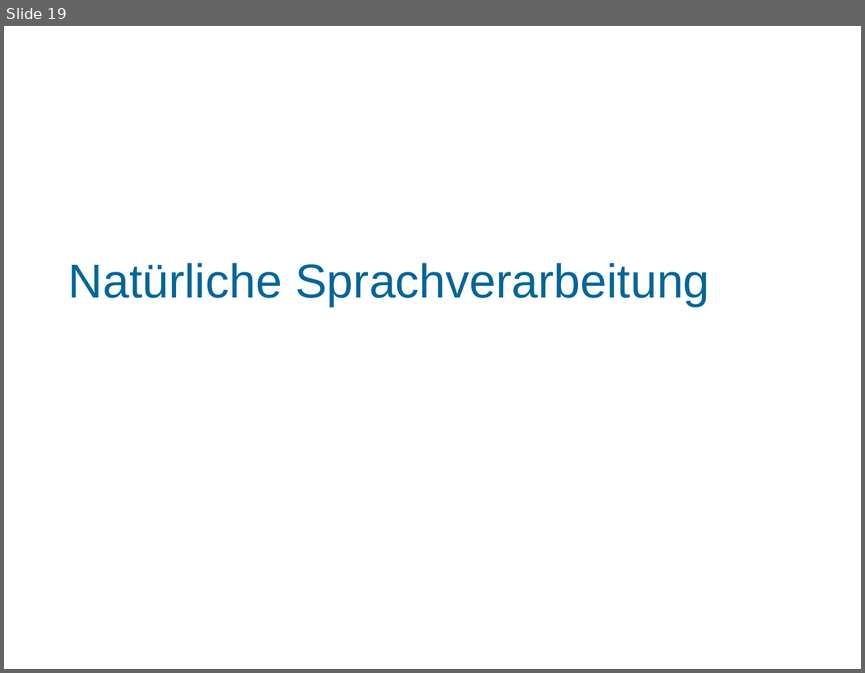
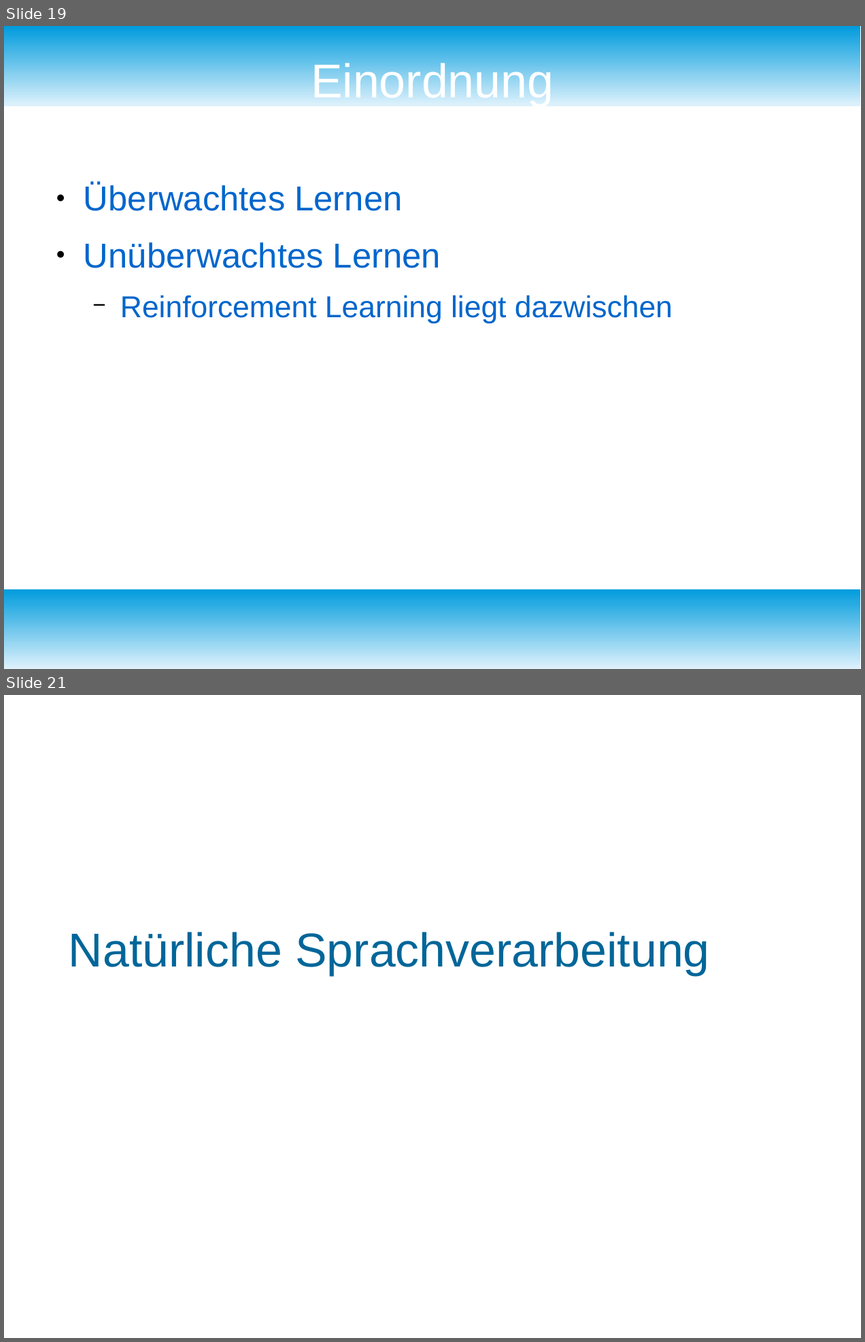
Before and after one commit to fnehmer/haw-is-assignment, a slide deck: Präsentation/is_praesentation.odp. Shown one above the other, each under a label of ours: slide 19 before the commit, slides 19 and 21 after it; the slides between them are not shown. The pictures are 865x673 and 865x1342 pixels, drawn with LibreOffice and Linux fonts; fonts in the diff are those of the drawing; background and template pictures are left out. Boxes give left, top, right and bottom in pixels: in the first picture for what was removed or moved away, otherwise in the second. Text is boxed around its words. In the diff, an @@ line names an element or a change of style, - is before the commit and + after.

Commit message:
Added new slides to 'Lernen' part

```diff
--- a/Präsentation/is_praesentation.odp
+++ b/Präsentation/is_praesentation.odp
@@ slide 19 added at (x1=4, y1=26, x2=861, y2=669), background #FFFFFF @@
@@ rectangle added at (x1=4, y1=26, x2=861, y2=106), fill gradient #DFF2FC to #009BDD @@
@@ title added at (x1=311, y1=59, x2=553, y2=106), 44 pt, text #FFFFFF @@
+Einordnung
@@ text added at (x1=84, y1=183, x2=672, y2=323), 32 pt, text #0066CC @@
+● Überwachtes Lernen
+● Unüberwachtes Lernen
+  − Reinforcement Learning liegt dazwischen
@@ rectangle added at (x1=4, y1=589, x2=861, y2=669), fill gradient #DFF2FC to #009BDD @@
@@ what was slide 19 is now slide 21 @@
```
Also in this commit, not shown: 1 slide changed, 1 other slide added, 1 other file.
